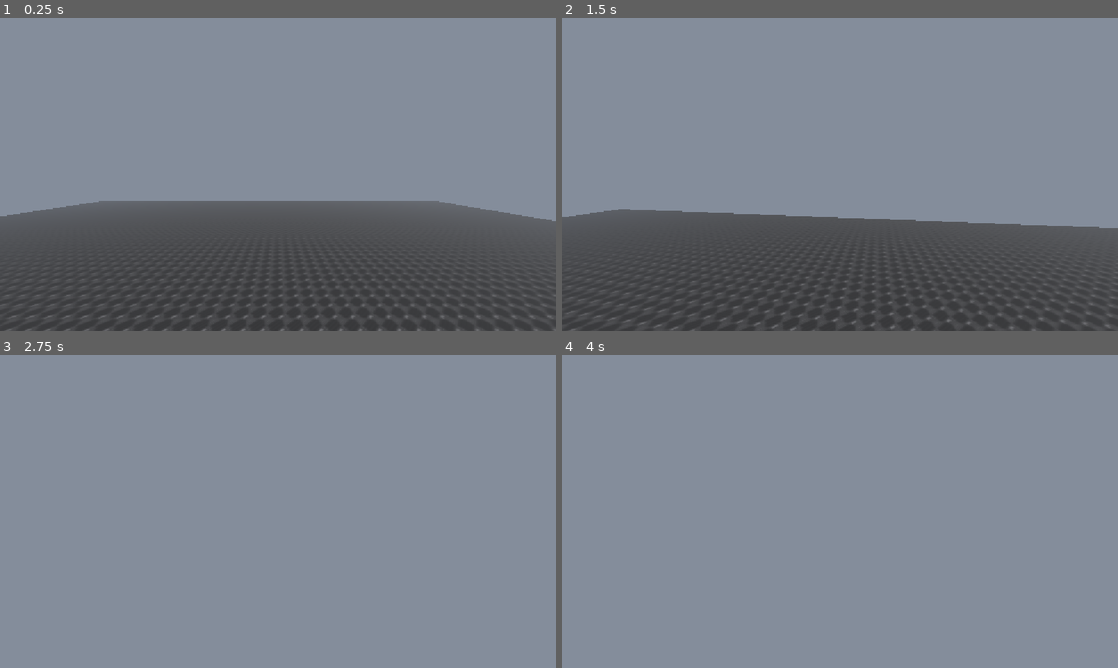
Above: before the commit, frames 1-4 (two rows, left to right).
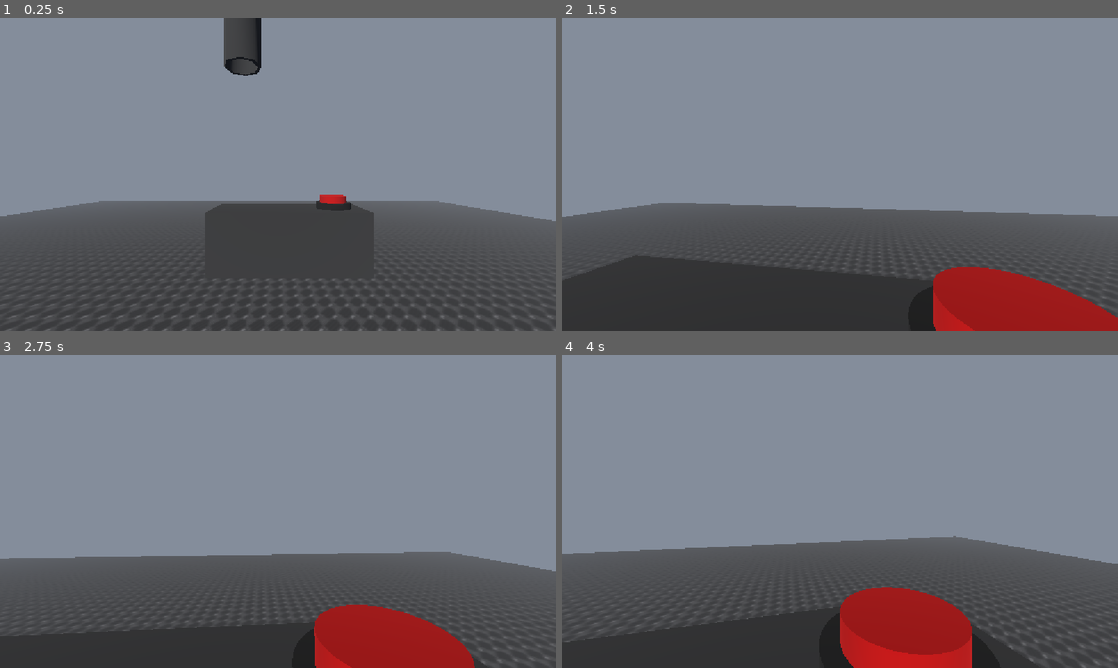
Above: after the commit, the same moments.

Repository: AvSBF/nerdy-papers
Game: Godot game, scene res://Scenes/World.tscn
Same seed, same stepped clock (60 frames per second), same inputs: the game is played once before the commit and once after it.
Inputs (mouse positions are in pixels of both pictures, inside the frame that each line leads up to):
- Up to frame 1 (0.25 s): no input
- Up to frame 2 (1.5 s): tap Enter at 0.5 s; move the mouse to (867, 174) at 0.52 s; hold E (interact) 0.53-1.28 s; hold W (key_forward) from 0.53 s (still down); move the mouse to (812, 174) at 1.27 s; tap Shift (sprint) at 1.35 s
- Up to frame 3 (2.75 s): keep holding W (key_forward); move the mouse to (289, 505) at 2.02 s; hold E (interact) from 2.03 s (still down)
- Up to frame 4 (4 s): keep holding W (key_forward); move the mouse to (834, 517) at 2.77 s; release E (interact) at 2.78 s; tap Shift (sprint) at 2.85 s; tap Space at 3.5 s; move the mouse to (878, 514) at 3.52 s; hold E (interact) from 3.53 s (still down)

The runs differ from the first frame. In frame 1, 2.9% of the frame differs, in the area x 36-68%, y 0-82%; in frame 2, 12%; in frame 3, 36%; in frame 4, 39%, in the area x 0-100%, y 57-100%.

Commit message:
feat: add paper creating table to world scene

Diff:
--- a/Scenes/World.tscn
+++ b/Scenes/World.tscn
@@ -2,6 +2,7 @@
 
 [ext_resource type="PackedScene" uid="uid://dqijtnyy6b2n8" path="res://Prefabs/Floor.tscn" id="1_5cjrv"]
 [ext_resource type="PackedScene" uid="uid://csoerfwd402g3" path="res://Prefabs/Player.tscn" id="2_j0p05"]
+[ext_resource type="PackedScene" uid="uid://cxasut8klwf3u" path="res://Prefabs/paper_creating_table.tscn" id="3_5nsto"]
 
 [sub_resource type="Environment" id="Environment_mmoe8"]
 background_mode = 1
@@ -34,3 +35,6 @@
 
 [node name="Player" parent="." unique_id=1680936360 instance=ExtResource("2_j0p05")]
 transform = Transform3D(1, 0, 0, 0, 1, 0, 0, 0, 1, 0.53218794, 0.025000572, 2.0491886)
+
+[node name="Paper Creating Table" parent="." unique_id=1739078887 instance=ExtResource("3_5nsto")]
+transform = Transform3D(1, 0, 0, 0, 1, 0, 0, 0, 1, 0.7072947, 0.025000095, -1.580008)
